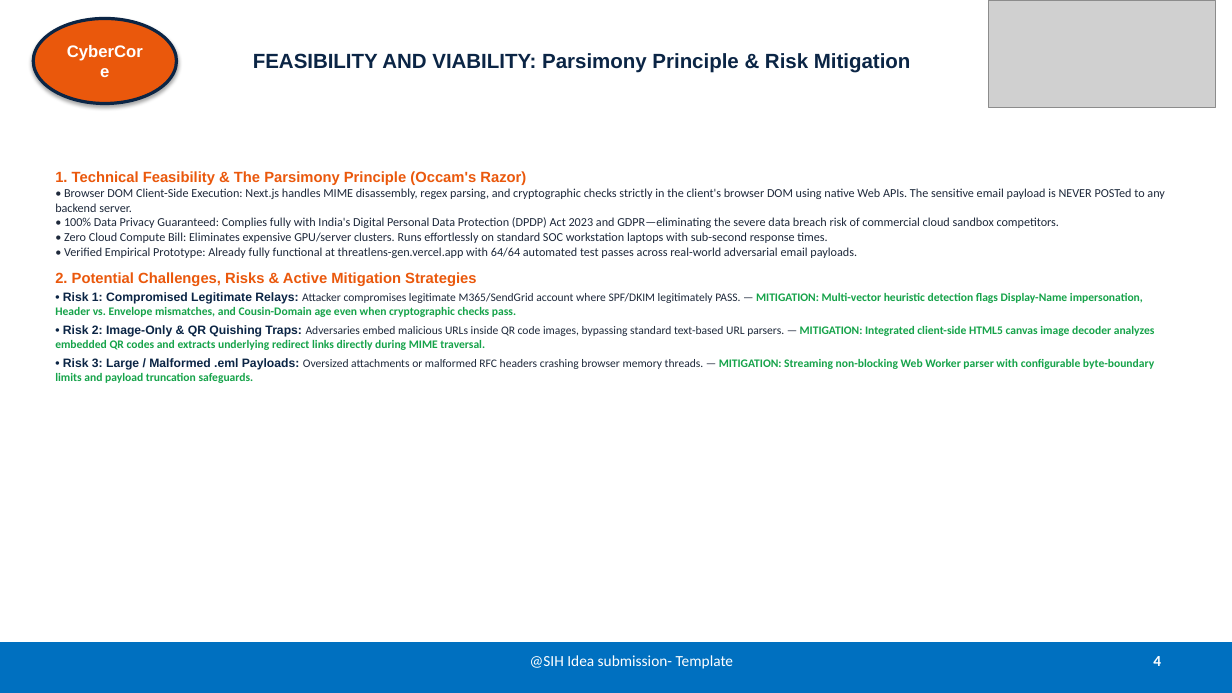
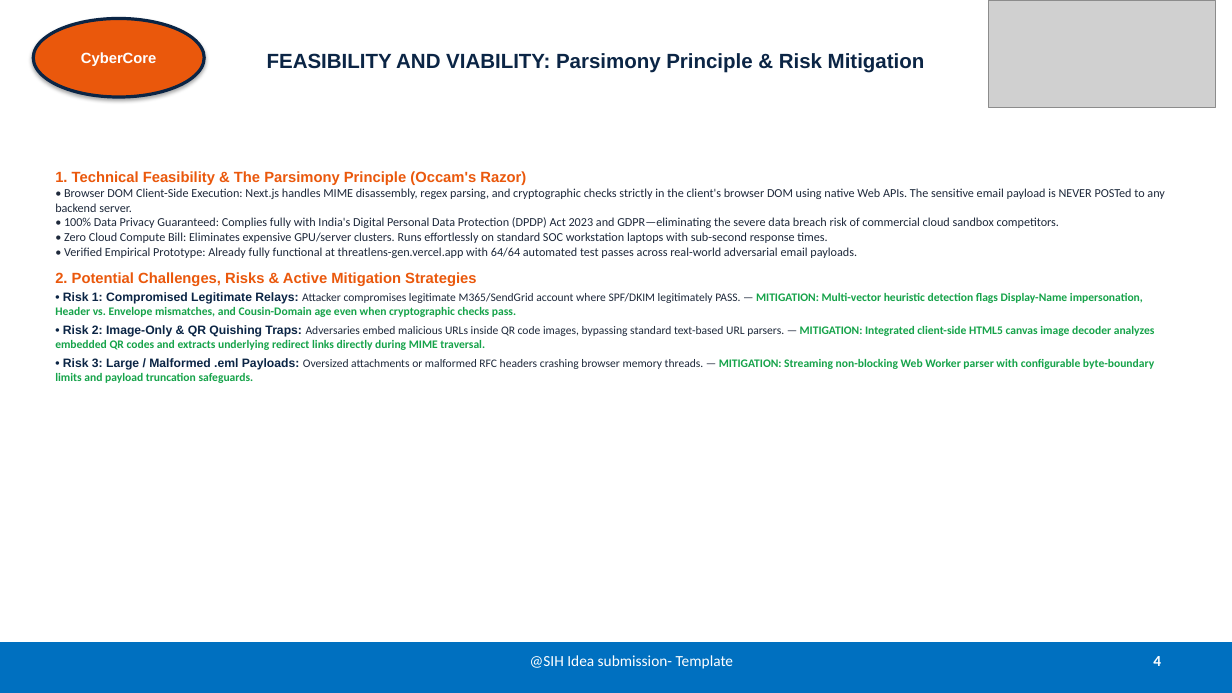
Before and after one commit to viswakpullepu/threatlens, a slide deck: slide 4 of SIH2026_ThreatLens_AI_Official_Submission.pptx. Drawn at 1232x693 pixels with LibreOffice and Linux fonts; fonts in the diff are those of the drawing; grey boxes stand for pictures. Boxes give left, top, right and bottom in pixels: in the first picture for what was removed or moved away, otherwise in the second. Text is boxed around its words. In the diff, an @@ line names an element or a change of style, - is before the commit and + after.

Commit message:
fix(ppt): prevent word-wrap on CyberCore oval badge across all slides

```diff
--- a/SIH2026_ThreatLens_AI_Official_Submission.pptx
+++ b/SIH2026_ThreatLens_AI_Official_Submission.pptx
@@ ellipse "CyberCore": place and size @@
-ellipse "CyberCore" at [33,18,177,104]
+ellipse "CyberCore" at [33,18,204,97]
@@ ellipse "CyberCore" at [33,18,204,97]: size 13 to 11.5 pt @@
@@ title "FEASIBILITY AND VIABILITY: Parsimony Principle ...": place and size @@
-title "FEASIBILITY AND VIABILITY: Parsimony Principle ..." at [253,53,911,73]
+title "FEASIBILITY AND VIABILITY: Parsimony Principle ..." at [267,53,925,73]
```
Also in this commit, not shown: 5 other slides changed, 1 other file.
